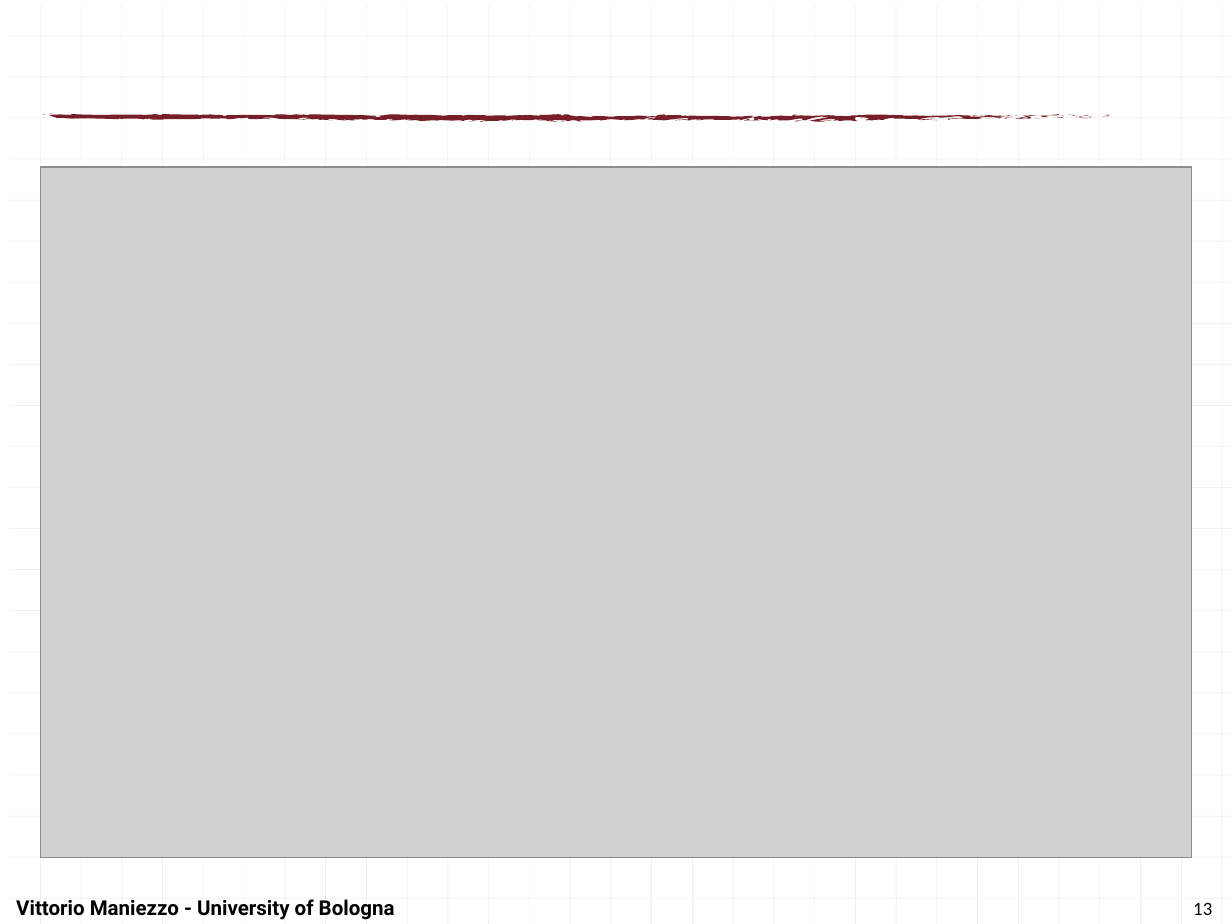
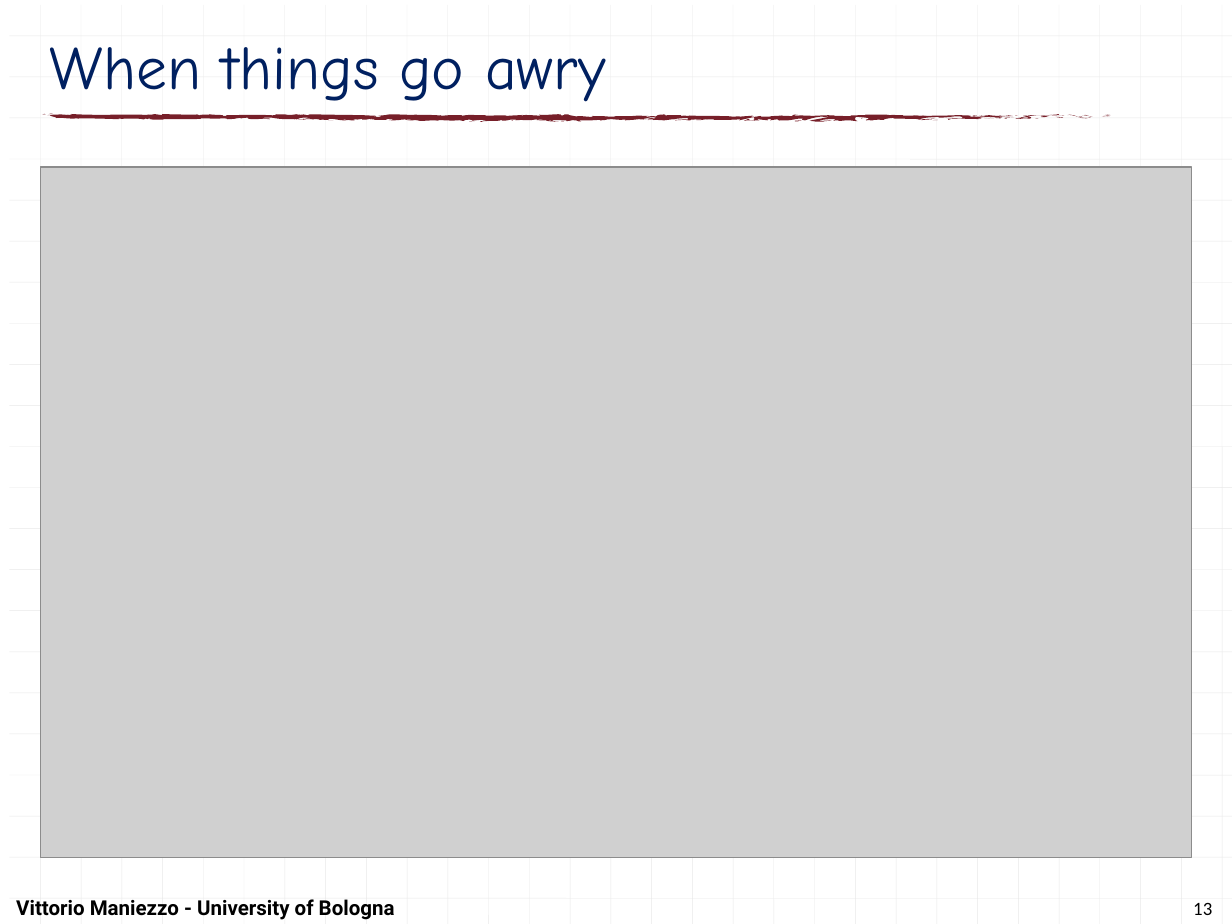
Before and after one commit to maniezzo/segmentation, a slide deck: slide 13 of doc/IOCFC26/forecastSegmentation.pptx. Drawn at 1232x924 pixels with LibreOffice and Linux fonts; fonts in the diff are those of the drawing; grey boxes stand for pictures. Boxes give left, top, right and bottom in pixels: in the first picture for what was removed or moved away, otherwise in the second. Text is boxed around its words. In the diff, an @@ line names an element or a change of style, - is before the commit and + after.

```diff
--- a/doc/IOCFC26/forecastSegmentation.pptx
+++ b/doc/IOCFC26/forecastSegmentation.pptx
@@ title added at bbox=[50, 47, 606, 102], 36 pt, text #002060 @@
+When things go awry
```
Also in this commit, not shown: 9 other slides changed, 12 other files.
